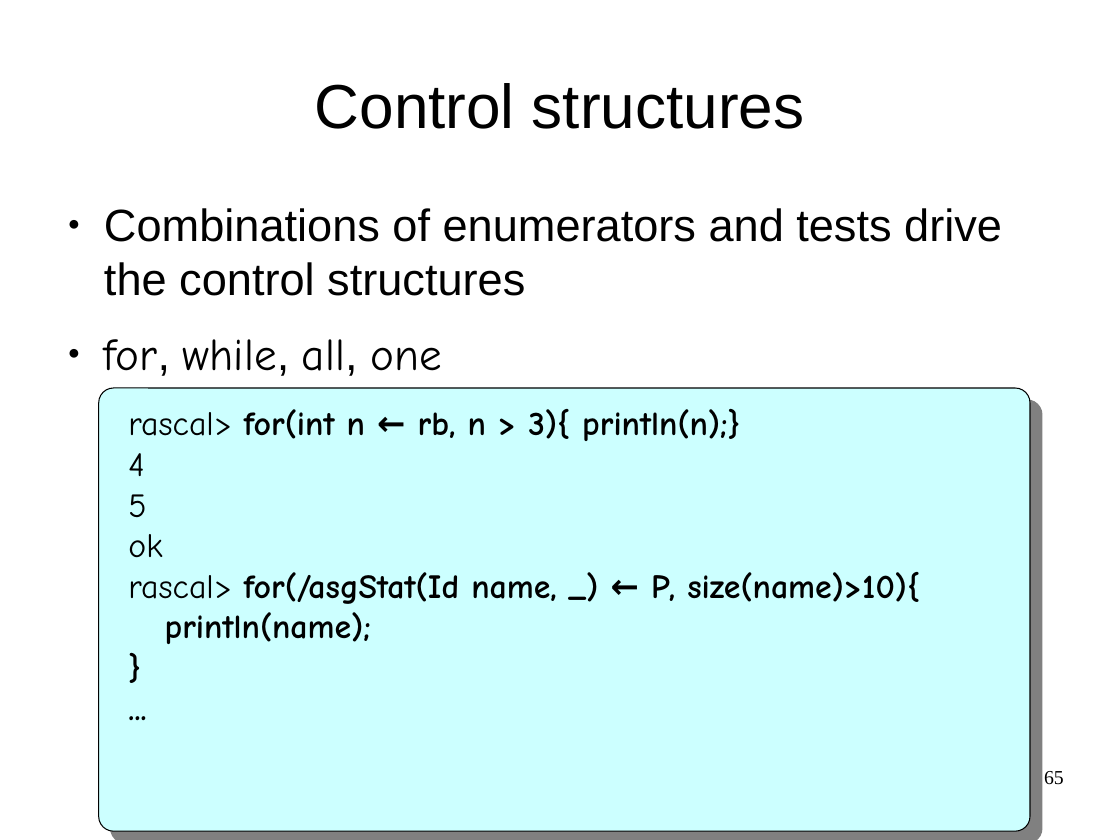
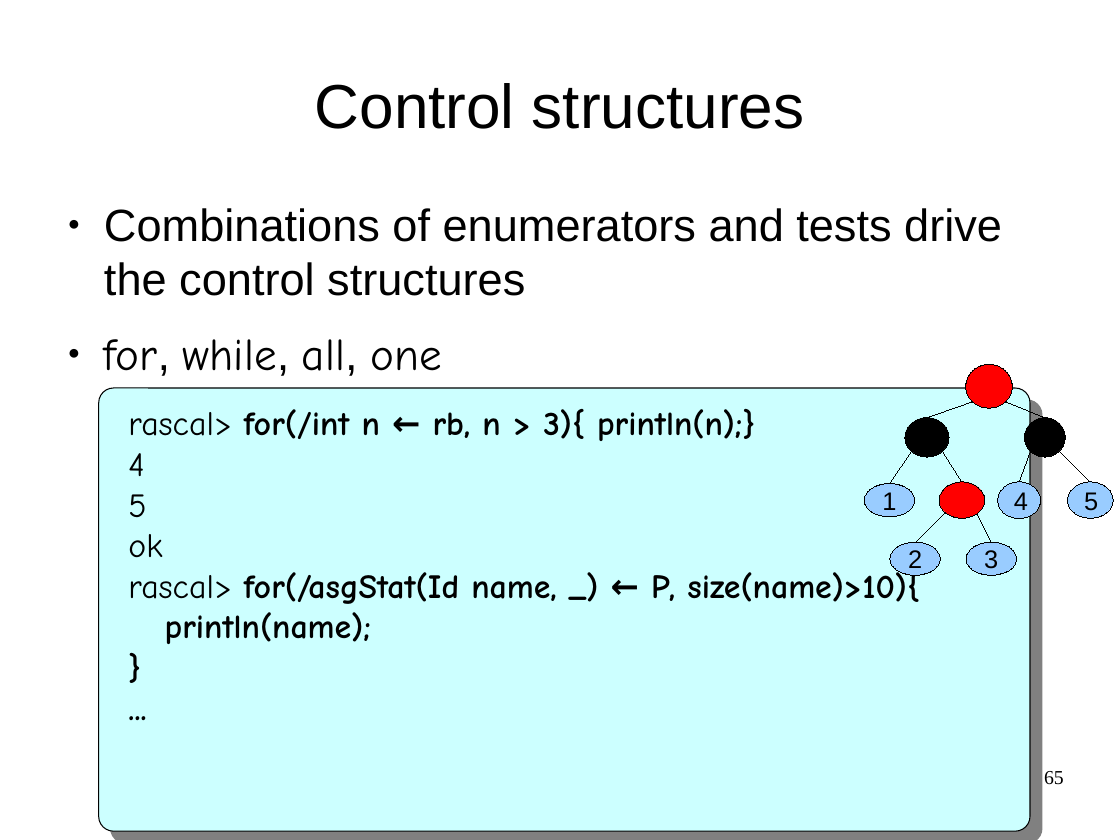
Before and after one commit to cwi-swat/meta-environment, a slide deck: slide 65 of meta-doc/analysis/rascal-slides/rascal-slides.odp. Drawn at 1120x840 pixels with LibreOffice and Linux fonts; fonts in the diff are those of the drawing; background and template pictures are left out. Boxes give left, top, right and bottom in pixels: in the first picture for what was removed or moved away, otherwise in the second. Text is boxed around its words. In the diff, an @@ line names an element or a change of style, - is before the commit and + after.

```diff
--- a/meta-doc/analysis/rascal-slides/rascal-slides.odp
+++ b/meta-doc/analysis/rascal-slides/rascal-slides.odp
@@ text at [128, 409, 755, 441]: text changed @@
-rascal> for(int n ← rb, n > 3){ println(n);}
+rascal> for(/int n ← rb, n > 3){ println(n);}
@@ group added at [865, 365, 1114, 576]: 9 ellipses, 8 lines @@
+1
+4
+5
+2
+3
```
Also in this commit, not shown: 12 other slides changed, 4 other files.
